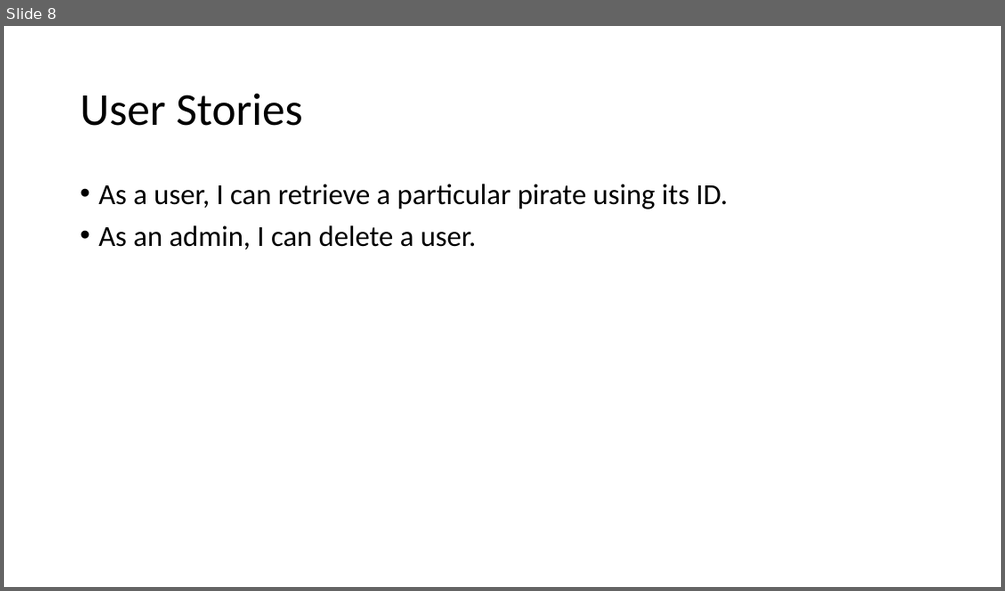
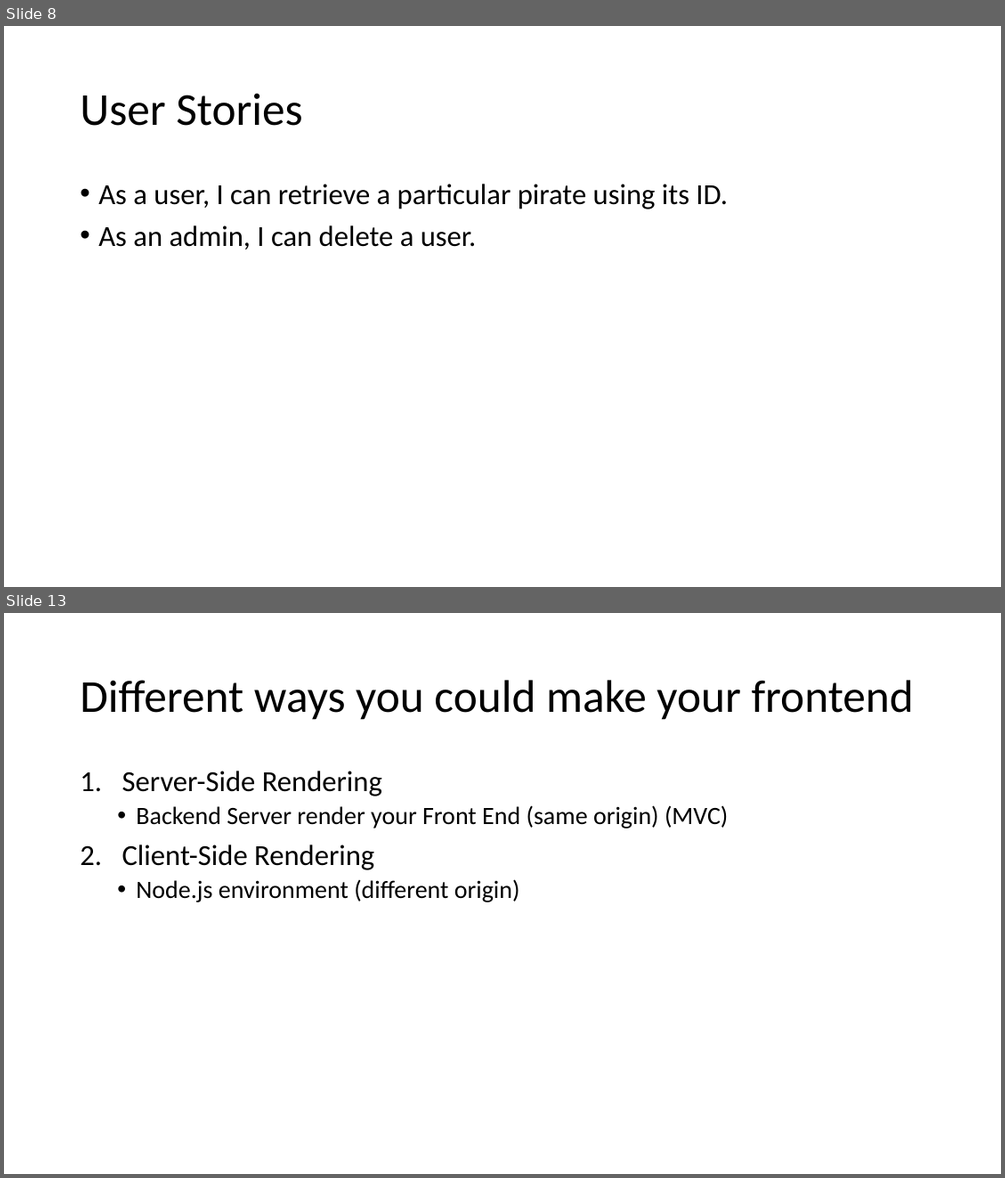
Before and after one commit to 2011JavaReact/Training, a slide deck: Week4/Week4.pptm. Shown one above the other, each under a label of ours: slide 8 before the commit, slides 8 and 13 after it; the slides between them are not shown. The pictures are 1005x591 and 1005x1178 pixels, drawn with LibreOffice and Linux fonts; fonts in the diff are those of the drawing. Boxes give left, top, right and bottom in pixels: in the first picture for what was removed or moved away, otherwise in the second. Text is boxed around its words. In the diff, an @@ line names an element or a change of style, - is before the commit and + after.

```diff
--- a/Week4/Week4.pptm
+++ b/Week4/Week4.pptm
@@ slide 13 added at (4,613,1001,1174), background #FFFFFF @@
@@ title added at (80,680,914,720), 44 pt, text #000000 @@
+Different ways you could make your frontend
@@ text added at (122,771,728,902), 24 pt, text #000000 @@
+1. Server-Side Rendering
+  • Backend Server render your Front End (same origin) (MVC)
+2. Client-Side Rendering
+  • Node.js environment (different origin)
```
Also in this commit, not shown: 4 other slides added, 1 other file.
